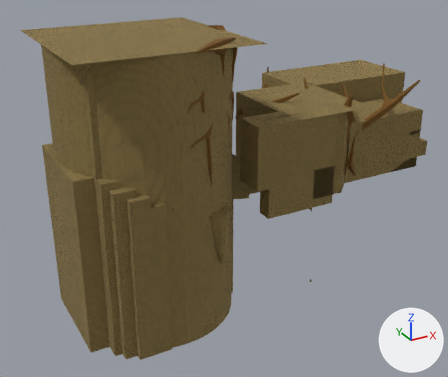
Renders of the glTF model assets/models/levels/Pool/temple.glb from each side of a commit.
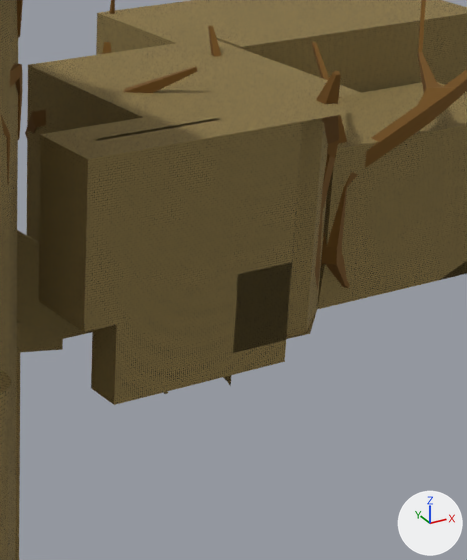
There are two pictures of each version: one whole from a camera (50 mm lens) standing at (-242.0, -228.0, 121.0) and looking at (-109.0, 13.0, 0.0), one close up on the part from 50% to 89% of the width and 18% to 73% of the height. Lighting does not change. The marker at lower right points along +X, +Y and +Z. Where no turn or scale is listed for an object, it has been applied to the vertices. Vertices at the same position are counted once.

In view in the first close-up: 'Vert.066', 'center cliff 3-col', 'center tree 1-col', 'center tree 2-col', 'center walls-col', 'entry ceiling-col', 'entry tree 1-col', 'entry walls-col', 'maze feature1-col', 'maze plat-col', 'maze walls-col', 'spin walls-col'.
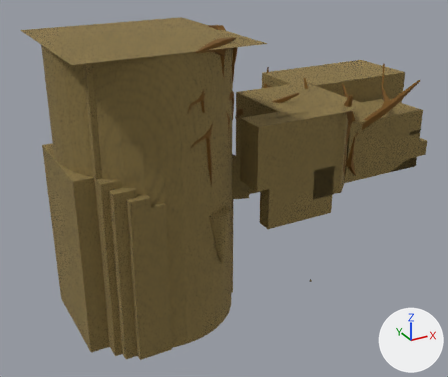
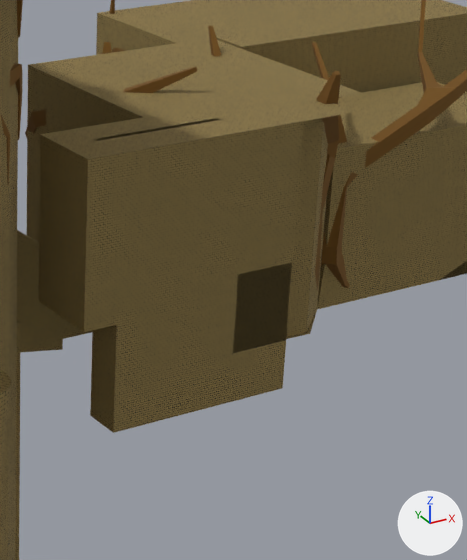
Where the change shows, as pixel boxes [x1, y1, x2, y2] in the close-ups (467 x 560 px):
```json
{"object": "center walls-col", "change": "reshaped", "before": [27, 39, 362, 405], "after": [27, 39, 362, 433], "on screen": "8% taller"}
{"part": 1, "of": "me_cube_052", "change": "cut back", "before": [223, 375, 231, 386], "after": [90, 362, 285, 433]}
{"part": 2, "of": "me_cube_052", "change": "surface changed", "before": [91, 51, 285, 405], "after": [91, 51, 285, 405]}
```

Edits to the scene script, one JSON object a line:
```json
{"block": "me_cube_052", "where": "# used by ob_center_walls_col; location = (0.0, 0.0, 0.0)"}
{"op": "remove", "block": "me_cube_052", "code": "me_cube_052.from_pydata(...)  # 153 vertices, 189 faces, 12 loose edges; spans x -116.0..-56.0, y -28.0..38.0, z 0.0..44.0"}
{"op": "add", "block": "me_cube_052", "code": "me_cube_052.from_pydata(...)  # 144 vertices, 195 faces; spans x -116.0..-56.0, y -28.0..38.0, z -3.0..44.0"}
{"block": "me_cube_052", "change": "me_cube_052 part 1"}
{"block": "me_cube_052", "change": "13 vertices are removed from x -116.0..-56.0, y -21.0..31.0, z 0.0..26.0"}
{"block": "me_cube_052", "change": "2 faces are deleted"}
{"block": "me_cube_052", "change": "12 loose edges are deleted"}
{"block": "me_cube_052", "change": "1 vertex moves from x -87.0, y -28.0, z 0.0 to x -87.0, y -28.0, z -3.0"}
{"block": "me_cube_052", "change": "4 vertices are added at (-76.0, -28.0, -3.0), (-110.0, -21.0, -3.0), (-110.0, -28.0, -3.0), (-87.0, -21.0, -3.0)"}
{"block": "me_cube_052", "change": "8 new faces join them"}
{"block": "me_cube_052", "change": "me_cube_052 part 2: 187 kept faces spanning x -116.0..-56.0, y -28.0..38.0, z -3.0..44.0 get new texture (UV) coordinates"}
```
